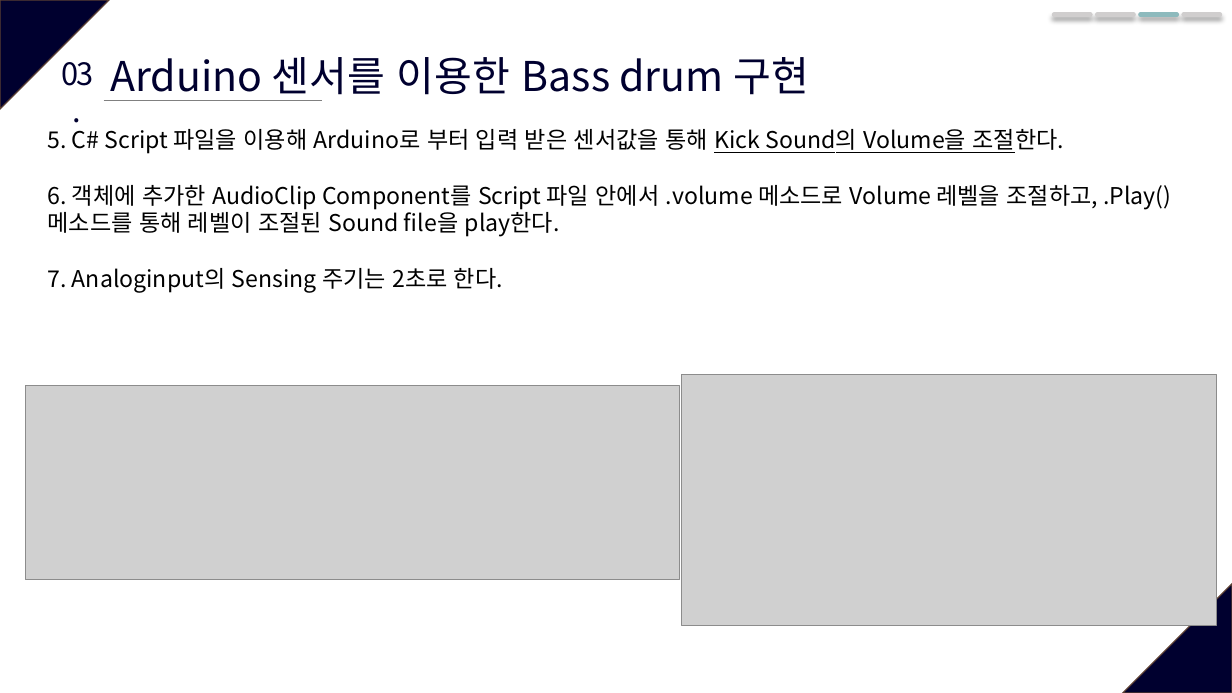
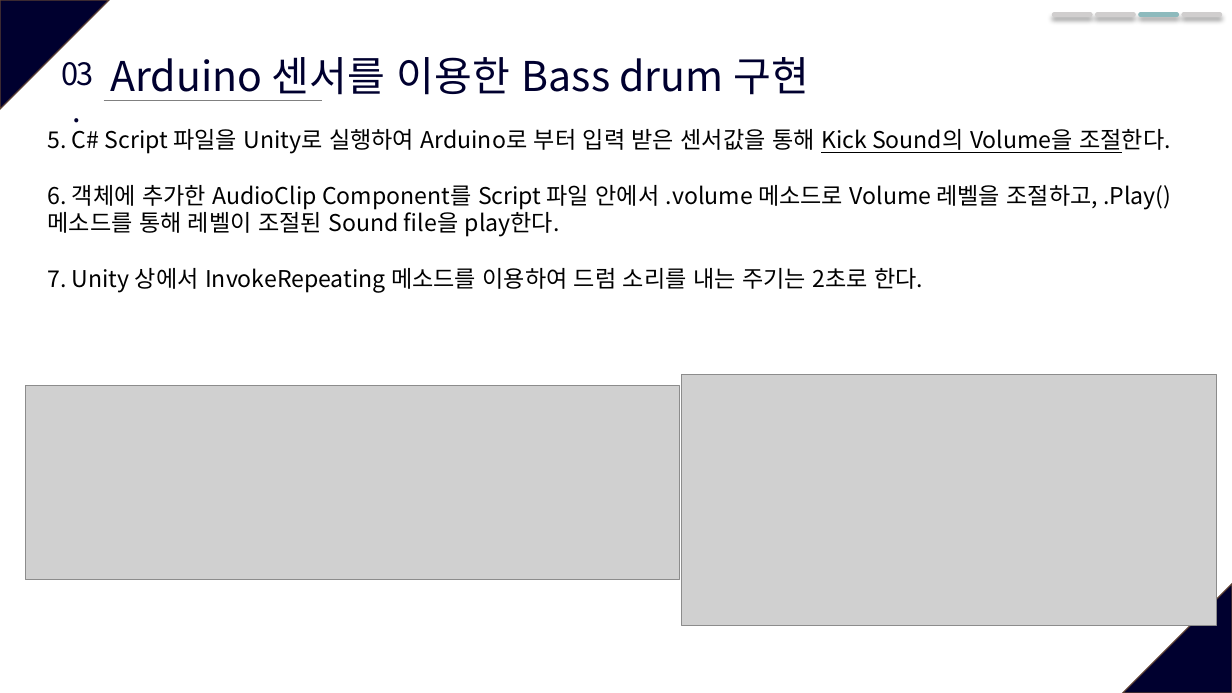
Before and after one commit to esang0302/HUFS_Harmony, a slide deck: slide 9 of DOC/20131108_핵심기술및결과/핵심기술및결과_201600726_김정민.pptx. Drawn at 1232x693 pixels with LibreOffice and Linux fonts; fonts in the diff are those of the drawing; grey boxes stand for pictures. Boxes give left, top, right and bottom in pixels: in the first picture for what was removed or moved away, otherwise in the second. Text is boxed around its words. In the diff, an @@ line names an element or a change of style, - is before the commit and + after.

```diff
--- a/DOC/20131108_핵심기술및결과/핵심기술및결과_201600726_김정민.pptx
+++ b/DOC/20131108_핵심기술및결과/핵심기술및결과_201600726_김정민.pptx
@@ text at (48,129,1170,154): text changed @@
-5. C# Script 파일을 이용해 Arduino로 부터 입력 받은 센서값을 통해 Kick Sound의 Volume을 조절한다.
+5. C# Script 파일을 Unity로 실행하여 Arduino로 부터 입력 받은 센서값을 통해 Kick Sound의 Volume을 조절한다.
@@ text at (48,268,923,293): text changed @@
-7. Analoginput의 Sensing 주기는 2초로 한다.
+7. Unity 상에서 InvokeRepeating 메소드를 이용하여 드럼 소리를 내는 주기는 2초로 한다.
```
Also in this commit, not shown: 3 other slides changed, 1 slide added.
